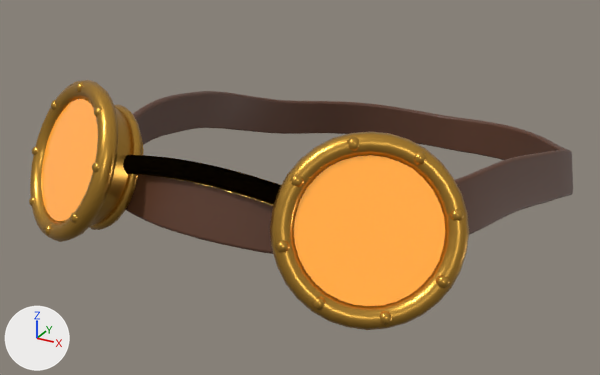
What one commit did to the glTF model public/avatar/items/goggles_brass.glb.
Before and after are seen from a camera (50 mm lens) standing at (0.142, -0.301, 1.193) and looking at (-0.013, -0.018, 1.052). Lighting does not change. The marker at lower left points along +X, +Y and +Z. The older version comes first. Vertices at exactly the same position are counted once.

The older version as bpy lines, for what is in view:
```python
me_goggles_brass_lenses = bpy.data.meshes.new('goggles_brass_lenses')
me_goggles_brass_lenses.from_pydata(...)  # 132 vertices, 256 faces; spans x -0.076..0.077, y -0.118..-0.09, z 1.065..1.106
me_goggles_brass_lenses.materials.append(mat_lens)  # orange #ff9a2e, glowing brown #a06f27
me_goggles_brass_rims = bpy.data.meshes.new('goggles_brass_rims')
me_goggles_brass_rims.from_pydata(...)  # 1392 vertices, 2720 faces; spans x -0.082..0.083, y -0.123..-0.08, z 1.06..1.112
me_goggles_brass_rims.materials.append(mat_brass)  # orange #c9973f
me_goggles_brass_strap = bpy.data.meshes.new('goggles_brass_strap')
me_goggles_brass_strap.from_pydata(...)  # 1536 vertices, 3072 faces; spans x -0.088..0.089, y -0.11..0.125, z 1.025..1.09
me_goggles_brass_strap.materials.append(mat_strap)  # brown #5b3622
ob_goggles_brass_lenses = bpy.data.objects.new('goggles_brass_lenses', me_goggles_brass_lenses)
ob_goggles_brass_lenses.location = (0.0, 0.0, 0.0)
ob_goggles_brass_rims = bpy.data.objects.new('goggles_brass_rims', me_goggles_brass_rims)
ob_goggles_brass_rims.location = (0.0, 0.0, 0.0)
ob_goggles_brass_strap = bpy.data.objects.new('goggles_brass_strap', me_goggles_brass_strap)
ob_goggles_brass_strap.location = (0.0, 0.0, 0.0)
# also in view: 'goggles_brass_cups' at (0.0, -0.099, 1.086)
```
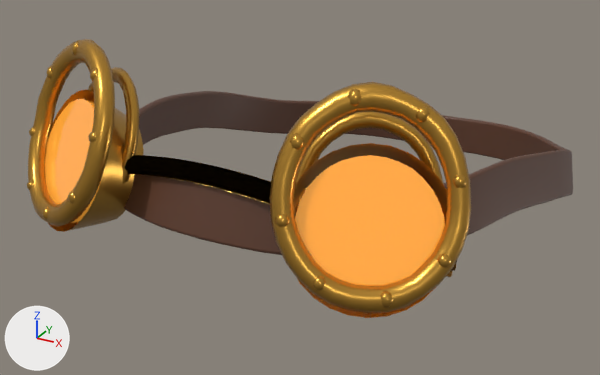
The newer file adds a shape key; the second version is drawn at full value of the shape key 'face_long' of 'goggles_brass_rims', and the change is written as the vertex moves it makes.

Pixel boxes (x1, y1, x2, y2) of what changed, in the pictures (600 x 375 px; the box of a moved part takes in the faces that stretch with it):
'goggles_brass_rims', reshaped (10% taller)
    before: (29, 80, 469, 330)
    after: (27, 39, 471, 313)
part 1 of me_goggles_brass_rims, moved or reshaped
    before: (275, 241, 290, 253)
    after: (275, 214, 289, 227)
part 2 of me_goggles_brass_rims, moved or reshaped
    before: (312, 296, 326, 310)
    after: (313, 276, 326, 291)
part 3 of me_goggles_brass_rims, moved or reshaped
    before: (380, 311, 392, 325)
    after: (381, 291, 393, 308)
part 4 of me_goggles_brass_rims, moved or reshaped
    before: (436, 275, 450, 289)
    after: (437, 254, 451, 268)
part 5 of me_goggles_brass_rims, moved or reshaped
    before: (450, 209, 464, 221)
    after: (453, 175, 467, 188)
part 6 of me_goggles_brass_rims, moved or reshaped
    before: (414, 151, 427, 165)
    after: (416, 106, 429, 123)
part 7 of me_goggles_brass_rims, moved or reshaped
    before: (347, 137, 359, 151)
    after: (348, 89, 361, 107)
part 8 of me_goggles_brass_rims, moved or reshaped
    before: (290, 174, 304, 187)
    after: (290, 133, 304, 150)
part 9 of me_goggles_brass_rims, moved or reshaped
    before: (32, 146, 38, 155)
    after: (29, 127, 36, 136)
part 10 of me_goggles_brass_rims, moved or reshaped
    before: (29, 196, 36, 206)
    after: (27, 180, 34, 190)
part 11 of me_goggles_brass_rims, moved or reshaped
    before: (44, 224, 51, 236)
    after: (42, 207, 49, 220)
part 12 of me_goggles_brass_rims, moved or reshaped
    before: (70, 212, 78, 223)
    after: (68, 191, 75, 203)
part 13 of me_goggles_brass_rims, moved or reshaped
    before: (92, 162, 100, 172)
    after: (88, 132, 97, 142)
part 14 of me_goggles_brass_rims, moved or reshaped
    before: (94, 106, 102, 117)
    after: (90, 68, 98, 81)
part 15 of me_goggles_brass_rims, moved or reshaped
    before: (76, 82, 83, 93)
    after: (71, 41, 78, 56)
part 16 of me_goggles_brass_rims, moved or reshaped
    before: (51, 100, 56, 110)
    after: (46, 66, 52, 79)
part 17 of me_goggles_brass_rims, moved or reshaped
    before: (270, 132, 469, 330)
    after: (270, 82, 471, 313)
part 18 of me_goggles_brass_rims, moved or reshaped
    before: (30, 80, 142, 242)
    after: (28, 39, 139, 227)

The change in detail:
me_goggles_brass_rims is used by ob_goggles_brass_rims; location (0.0, 0.0, 0.0).
me_goggles_brass_rims had 1392 vertices, 2720 faces and spanned x -0.082..0.083, y -0.123..-0.08, z 1.06..1.112.
me_goggles_brass_rims now has 1392 vertices, 2720 faces and spans x -0.082..0.083, y -0.123..-0.08, z 1.066..1.127.
me_goggles_brass_rims part 1: the loose piece of 34 vertices spanning x 0.034..0.038, y -0.121..-0.117, z 1.08..1.085 is moved by (0.0, 0.0, 0.008).
me_goggles_brass_rims part 2: the loose piece of 34 vertices spanning x 0.047..0.051, y -0.122..-0.118, z 1.066..1.07 is moved by (0.0, 0.0, 0.006).
me_goggles_brass_rims part 3: the loose piece of 34 vertices spanning x 0.064..0.068, y -0.115..-0.111, z 1.063..1.067 is moved by (0.0, 0.0, 0.006).
me_goggles_brass_rims part 4: the loose piece of 34 vertices spanning x 0.076..0.081, y -0.104..-0.1, z 1.072..1.077 is moved by (0.0, 0.0, 0.007).
me_goggles_brass_rims part 5: the loose piece of 34 vertices spanning x 0.076..0.081, y -0.096..-0.092, z 1.089..1.094 is moved by (0.0, 0.0, 0.01).
me_goggles_brass_rims part 6: the loose piece of 34 vertices spanning x 0.064..0.068, y -0.095..-0.091, z 1.104..1.108 is moved by (0.0, 0.0, 0.013).
me_goggles_brass_rims part 7: the loose piece of 34 vertices spanning x 0.046..0.051, y -0.102..-0.097, z 1.107..1.112 is moved by (0.0, 0.0, 0.014).
me_goggles_brass_rims part 8: the loose piece of 34 vertices spanning x 0.034..0.038, y -0.112..-0.108, z 1.098..1.102 is moved by (0.0, 0.0, 0.012).
me_goggles_brass_rims part 9: the loose piece of 34 vertices spanning x -0.082..-0.078, y -0.099..-0.095, z 1.08..1.085 is moved by (0.0, 0.0, 0.007).
me_goggles_brass_rims part 10: the loose piece of 34 vertices spanning x -0.075..-0.071, y -0.11..-0.106, z 1.066..1.07 is moved by (0.0, 0.0, 0.006).
me_goggles_brass_rims part 11: the loose piece of 34 vertices spanning x -0.059..-0.055, y -0.12..-0.115, z 1.063..1.067 is moved by (0.0, 0.0, 0.006).
me_goggles_brass_rims part 12: the loose piece of 34 vertices spanning x -0.043..-0.039, y -0.123..-0.118, z 1.072..1.077 is moved by (0.0, 0.0, 0.007).
me_goggles_brass_rims part 13: the loose piece of 34 vertices spanning x -0.036..-0.032, y -0.117..-0.113, z 1.089..1.094 is moved by (0.0, 0.0, 0.01).
me_goggles_brass_rims part 14: the loose piece of 34 vertices spanning x -0.043..-0.039, y -0.107..-0.103, z 1.104..1.108 is moved by (0.0, 0.0, 0.013).
me_goggles_brass_rims part 15: the loose piece of 34 vertices spanning x -0.059..-0.055, y -0.097..-0.093, z 1.107..1.112 is moved by (0.0, 0.0, 0.014).
me_goggles_brass_rims part 16: the loose piece of 34 vertices spanning x -0.075..-0.071, y -0.094..-0.09, z 1.098..1.102 is moved by (0.0, 0.0, 0.012).
me_goggles_brass_rims part 17: 424 of 1392 vertices moved; they spanned x 0.031..0.083, y -0.122..-0.08, z 1.06..1.112 and now span x 0.031..0.083, y -0.122..-0.08, z 1.066..1.127; mean shift (0.0, 0.0, 0.009); largest move (0.052, -0.094, 1.112) -> (0.052, -0.094, 1.127).
me_goggles_brass_rims part 18: 424 of 1392 vertices moved; they spanned x -0.082..-0.03, y -0.122..-0.08, z 1.06..1.112 and now span x -0.082..-0.03, y -0.122..-0.08, z 1.066..1.127; mean shift (0.0, 0.0, 0.009); largest move (-0.051, -0.094, 1.112) -> (-0.051, -0.094, 1.127).
